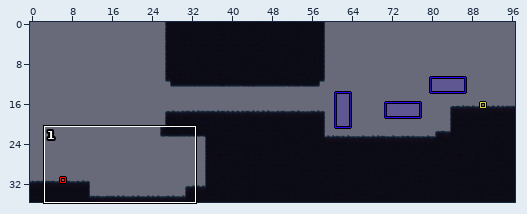
Two states of a LDtk project, Assets/Levels/SeaLevel.ldtk. The picture above shows the old version from afar; the outline marks the close-up.
Close-up. Old version:
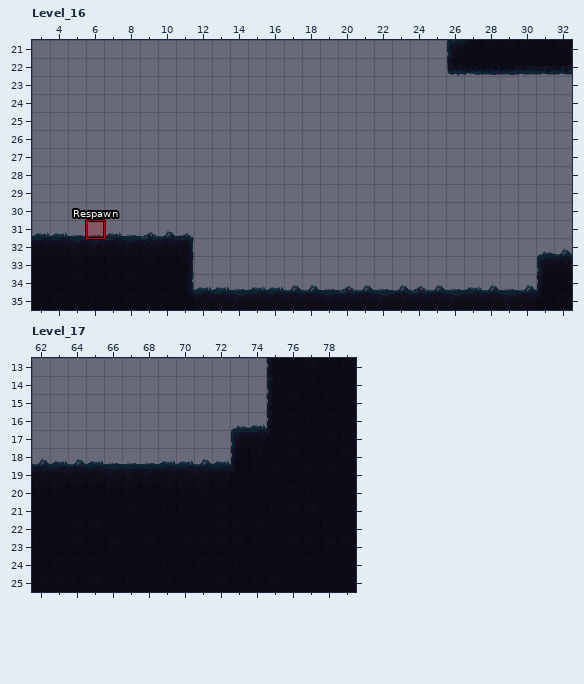
Cells are 36x36 px. Shown: Level_16 x 3..32, y 21..35; Level_17 x 62..79, y 13..25. The commit also changed other parts of the map, which this record leaves out. The old version is drawn lined up with the new one.
Once edited:
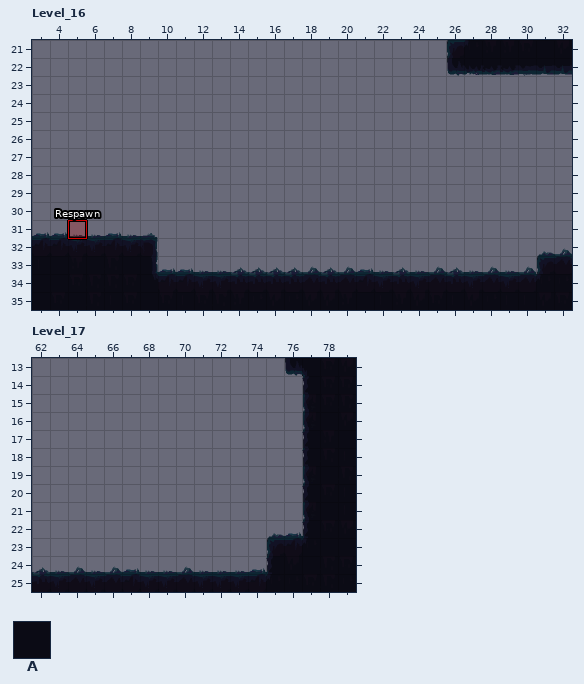
Key: from "Tile3": A 1.
_ is an empty cell, . an unchanged one.
Objects are placed by their top-left corner, in cells (3,4 is the top-left corner of cell 3,4); size is 1x1 cell unless given.
Change:
Level_17: map size 79x45 -> 84x42 cells (old content now starts at 5,-3; both pictures use the new coordinates)
--- layer "Tile3", Level_16
@@ x 10..30 @@
-32 AA...................
-33 AA...................
-34 ..___________________
+32 __...................
+33 __...................
+34 ..AAAAAAAAAAAAAAAAAAA
--- layer "Entities", Level_16
-"Respawn" rectangle at 6,31
+"Respawn" rectangle at 5,31
--- layer "Tile3", Level_17
@@ x 62..76 @@
-13 .............A.
-14 .............AA
-15 .............AA
-16 .............AA
-17 ...........AAAA
-18 ...........AAAA
-19 AAAAAAAAAAAAAAA
-20 AAAAAAAAAAAAAAA
-21 AAAAAAAAAAAAAAA
-22 AAAAAAAAAAAAAAA
-23 AAAAAAAAAAAAA..
-24 AAAAAAAAAAAAA..
+13 ............._.
+14 .............__
+15 .............__
+16 .............__
+17 ...........____
+18 ...........____
+19 _______________
+20 _______________
+21 _______________
+22 _______________
+23 _____________..
+24 _____________..
